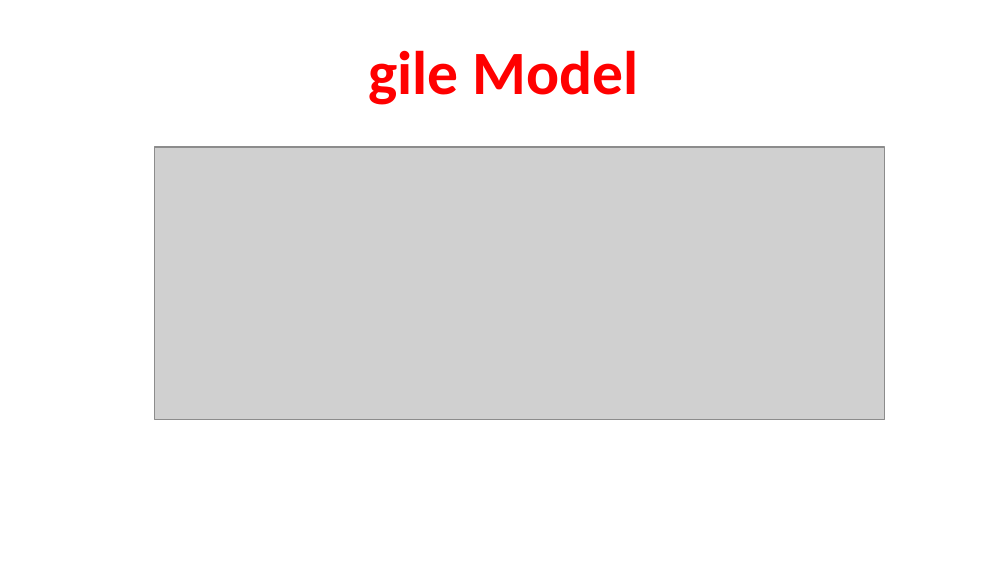
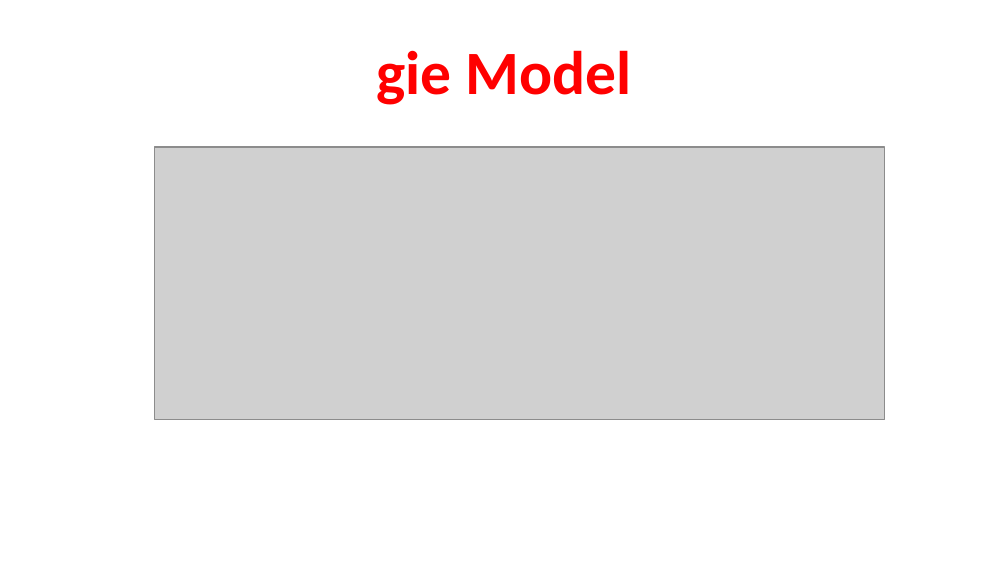
Before and after one commit to Anithaepparla/Test, a slide deck: slide 1 of Agile Model.pptx. Drawn at 1008x567 pixels with LibreOffice and Linux fonts; fonts in the diff are those of the drawing; grey boxes stand for pictures. Boxes give left, top, right and bottom in pixels: in the first picture for what was removed or moved away, otherwise in the second. Text is boxed around its words. In the diff, an @@ line names an element or a change of style, - is before the commit and + after.

```diff
--- a/Agile Model.pptx
+++ b/Agile Model.pptx
@@ title at [376,50,631,105]: text changed @@
-gile Model
+gie Model
```
Also in this commit, not shown: 1 other file.
